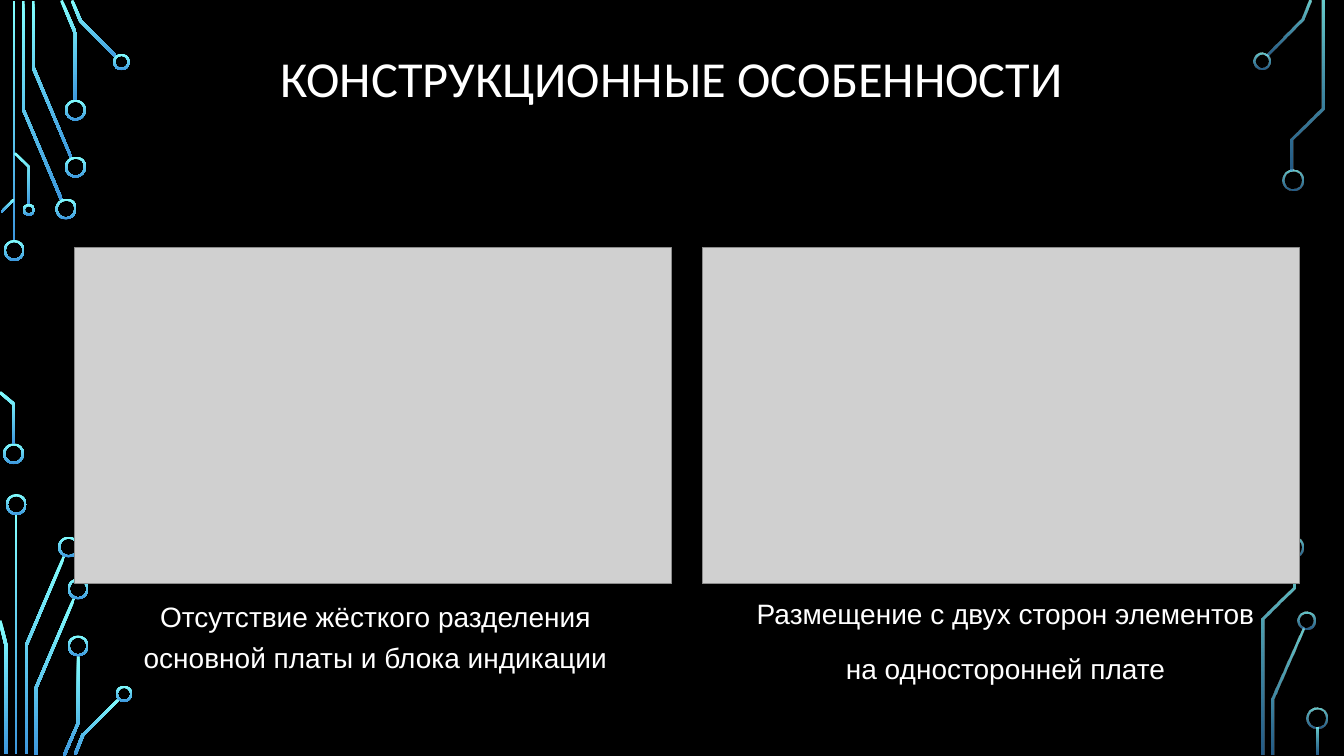
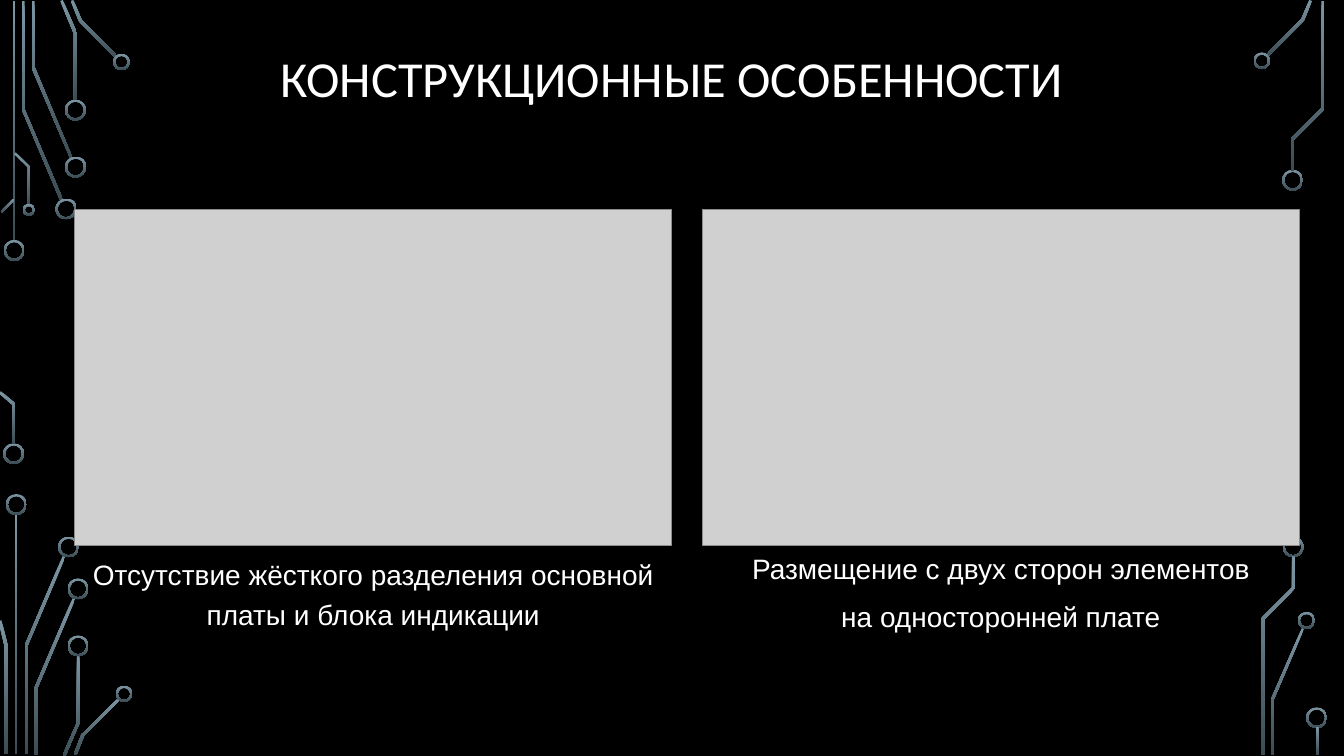
Before and after one commit to ALPause23/Diplom, a slide deck: slide 8 of Презентация.pptx. Drawn at 1344x756 pixels with LibreOffice and Linux fonts; fonts in the diff are those of the drawing; grey boxes stand for pictures; background and template pictures are left out. Boxes give left, top, right and bottom in pixels: in the first picture for what was removed or moved away, otherwise in the second. Text is boxed around its words. In the diff, an @@ line names an element or a change of style, - is before the commit and + after.

```diff
--- a/Презентация.pptx
+++ b/Презентация.pptx
@@ fill gradient #82FFFF to #3D97DE to gradient #7C96A3 to #3B4C54 in 36 elements at box(4, 240, 25, 261), box(3, 444, 24, 465), box(22, 1, 63, 201), box(55, 199, 77, 220), box(31, 1, 72, 158), box(60, 0, 78, 101), box(65, 156, 86, 177), box(65, 100, 86, 121), box(71, 0, 117, 58), box(113, 53, 131, 70), box(1, 199, 15, 213), box(0, 391, 15, 445), box(14, 152, 30, 205), box(22, 204, 34, 216), box(15, 514, 18, 755), box(24, 556, 65, 754), box(6, 494, 27, 515), box(0, 620, 7, 754), box(58, 536, 80, 558), box(34, 598, 76, 755), box(63, 655, 80, 756), box(68, 579, 89, 600), box(68, 635, 89, 656), box(74, 698, 120, 755), box(116, 686, 133, 702), box(1266, 0, 1313, 56), box(1253, 52, 1270, 70), box(1282, 169, 1304, 191), box(1271, 628, 1305, 755), box(1299, 612, 1316, 629), box(1292, 1, 1325, 171), box(1284, 536, 1305, 558), box(1261, 557, 1296, 755), box(1307, 708, 1328, 729), box(1317, 727, 1320, 755), box(12, 1, 15, 242) @@
@@ picture: place and size @@
-picture at box(75, 248, 671, 584)
+picture at box(75, 210, 671, 545)
@@ picture: place and size @@
-picture at box(703, 248, 1300, 584)
+picture at box(703, 210, 1300, 545)
@@ text "Отсутствие жёсткого разделения основной платы ..." rewrapped from box(144, 607, 607, 673) to box(93, 564, 653, 630) @@
@@ text "Размещение с двух сторон элементов": place and size @@
-text "Размещение с двух сторон элементов" at box(757, 604, 1254, 684)
+text "Размещение с двух сторон элементов" at box(752, 559, 1250, 632)
@@ text "Размещение с двух сторон элементов" at box(752, 559, 1250, 632): line spacing 1.2 to 1 @@
```
Also in this commit, not shown: 10 other slides changed, 2 other files.
